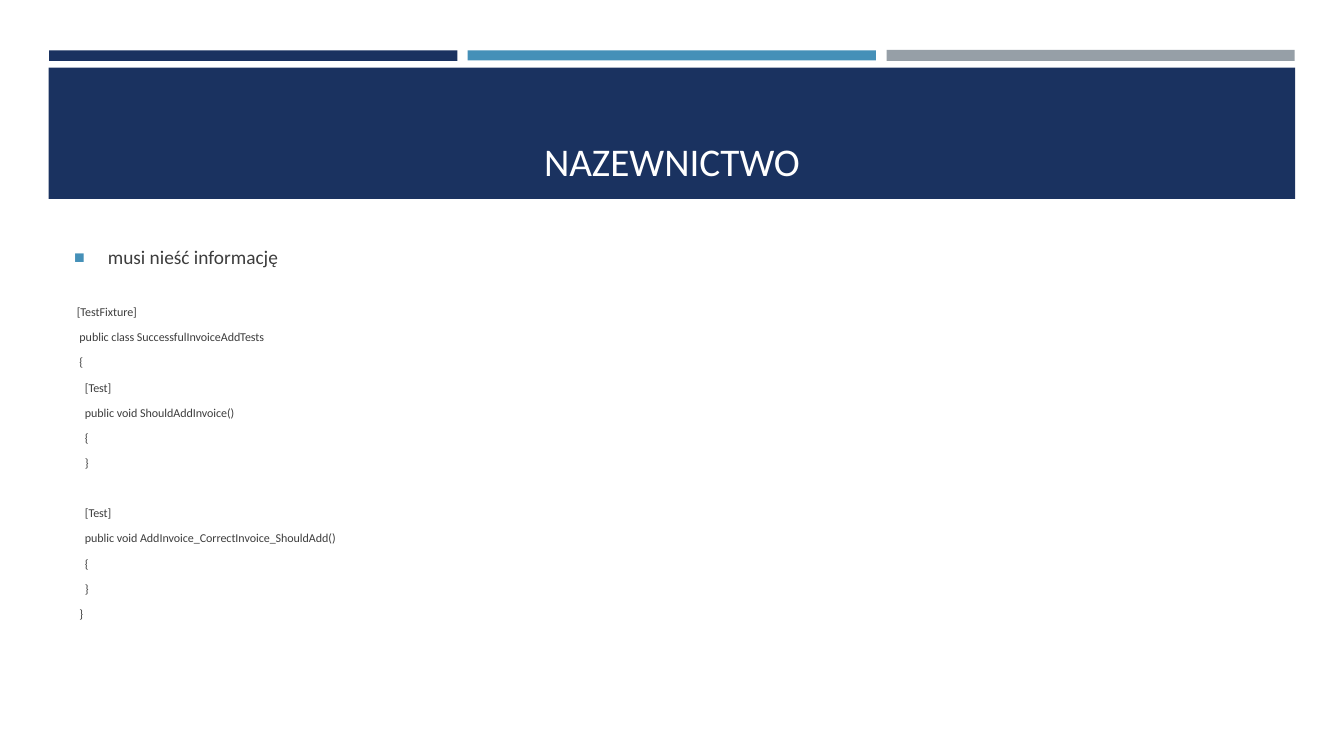
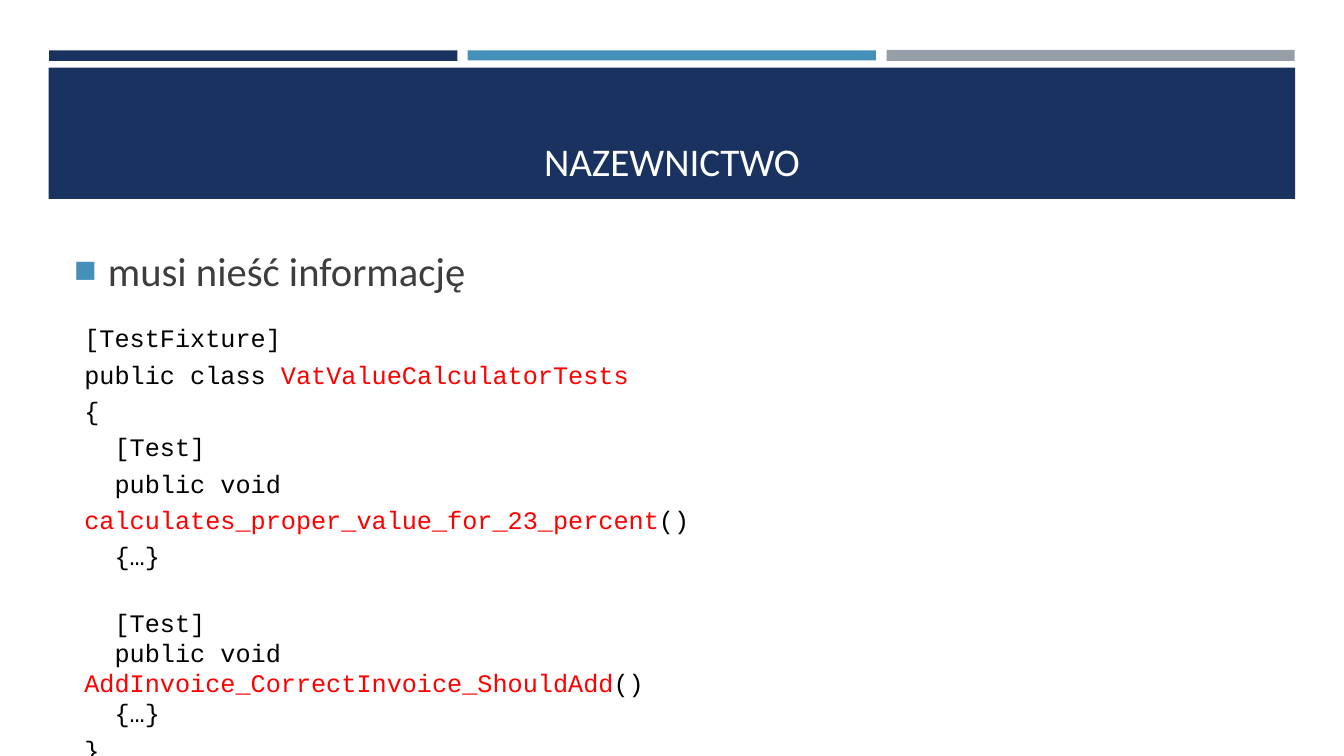
Before and after one commit to saamed/unit-test-workshops, a slide deck: slide 9 of docs/Testy jednostkowe.pptx (slide 8 before the commit). Drawn at 1344x756 pixels with LibreOffice and Linux fonts; fonts in the diff are those of the drawing. Boxes give left, top, right and bottom in pixels: in the first picture for what was removed or moved away, otherwise in the second. Text is boxed around its words. In the diff, an @@ line names an element or a change of style, - is before the commit and + after.

```diff
--- a/docs/Testy jednostkowe.pptx
+++ b/docs/Testy jednostkowe.pptx
@@ text "musi nieść informację" at (108, 258, 465, 293): size 13.8 to 29 pt; more space between paragraphs @@
@@ text at (77, 307, 336, 544): paragraphs removed @@
-[TestFixture]
-public class SuccessfulInvoiceAddTests
-{
-[Test]
-public void ShouldAddInvoice()
-{
-}
-[Test]
-public void AddInvoice_CorrectInvoice_ShouldAdd()
-{
-}
-}
@@ text added at (84, 329, 689, 698), 18 pt, text #FF0000 @@
+[TestFixture]
+public class VatValueCalculatorTests
+{
+[Test]
+public void calculates_proper_value_for_23_percent()
+{…}
+[Test]
+public void AddInvoice_CorrectInvoice_ShouldAdd()
+{…}
+}
```
Also in this commit, not shown: 7 other slides changed, 2 slides added.
